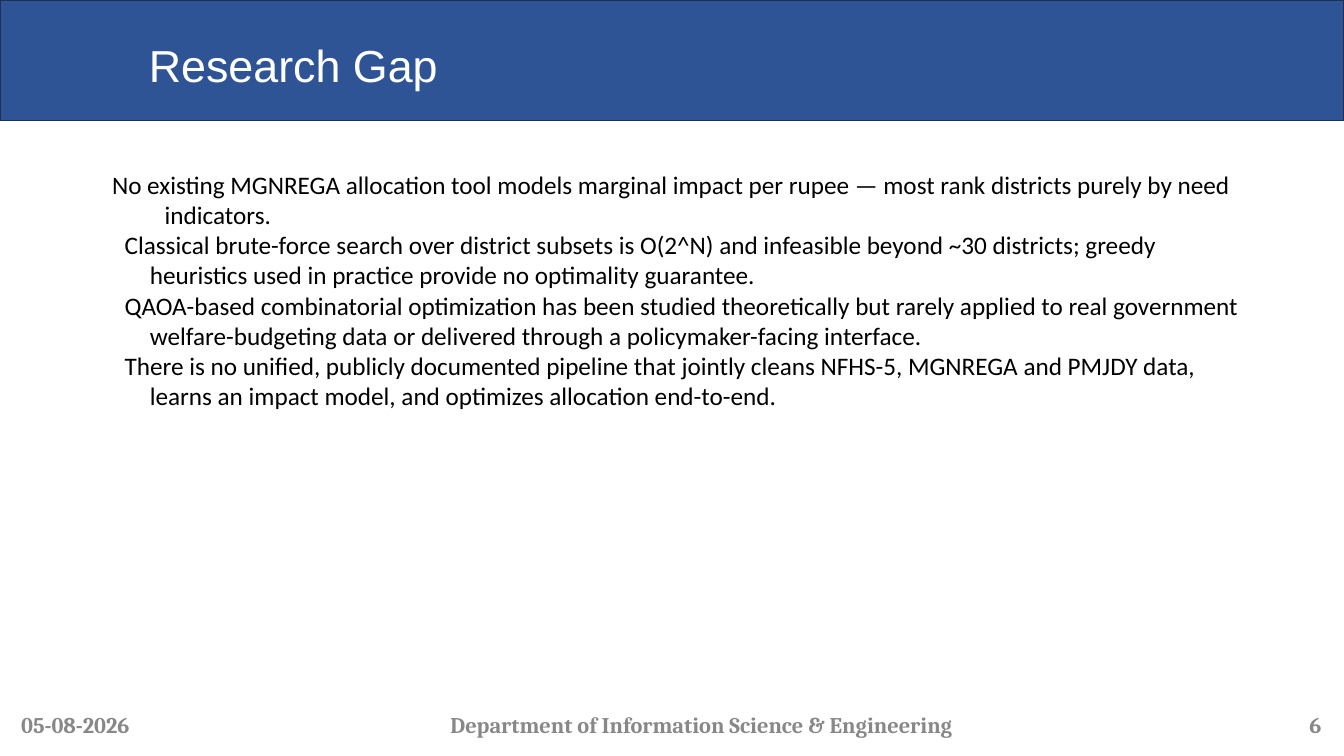
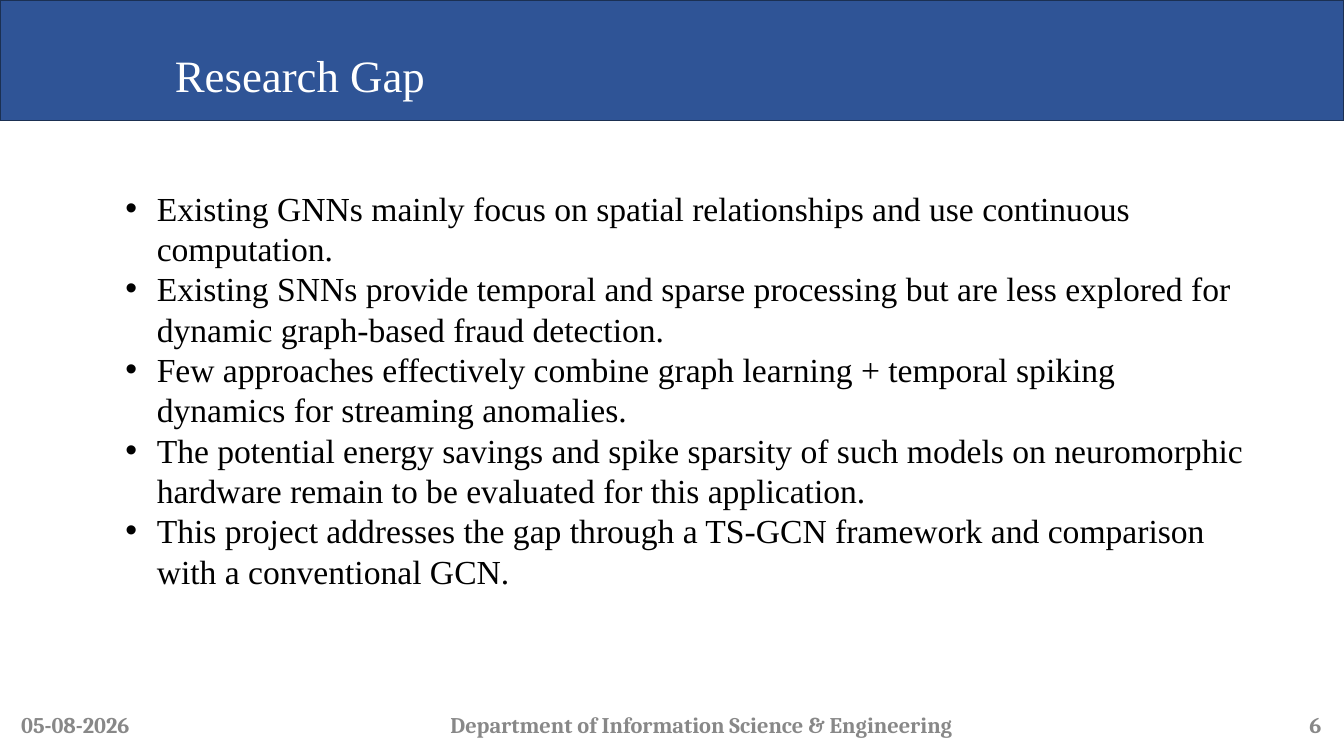
Before and after one commit to Dikshith-Manjunath/FS-Lab, a slide deck: slide 6 of A-08_TG-SNN.pptx. Drawn at 1344x756 pixels with LibreOffice and Linux fonts; fonts in the diff are those of the drawing; background and template pictures are left out. Boxes give left, top, right and bottom in pixels: in the first picture for what was removed or moved away, otherwise in the second. Text is boxed around its words. In the diff, an @@ line names an element or a change of style, - is before the commit and + after.

```diff
--- a/A-08_TG-SNN.pptx
+++ b/A-08_TG-SNN.pptx
@@ title "Research Gap": place and size @@
-title "Research Gap" at [149, 49, 438, 91]
+title "Research Gap" at [175, 61, 425, 101]
@@ title "Research Gap" at [175, 61, 425, 101]: font Arial to Times New Roman @@
@@ text at [157, 197, 1242, 585]: text changed; size 18 to 24 pt; font Calibri to Times New Roman @@
-No existing MGNREGA allocation tool models marginal impact per rupee — most rank districts purely by need indicators.
-Classical brute-force search over district subsets is O(2^N) and infeasible beyond ~30 districts; greedy heuristics used in practice provide no optimality guarantee.
-QAOA-based combinatorial optimization has been studied theoretically but rarely applied to real government welfare-budgeting data or delivered through a policymaker-facing interface.
-There is no unified, publicly documented pipeline that jointly cleans NFHS-5, MGNREGA and PMJDY data, learns an impact model, and optimizes allocation end-to-end.
+• Existing GNNs mainly focus on spatial relationships and use continuous computation.
+• Existing SNNs provide temporal and sparse processing but are less explored for dynamic graph-based fraud detection.
+• Few approaches effectively combine graph learning + temporal spiking dynamics for streaming anomalies.
+• The potential energy savings and spike sparsity of such models on neuromorphic hardware remain to be evaluated for this application.
+• This project addresses the gap through a TS-GCN framework and comparison with a conventional GCN.
```
Also in this commit, not shown: 11 other slides changed, 1 other file.
